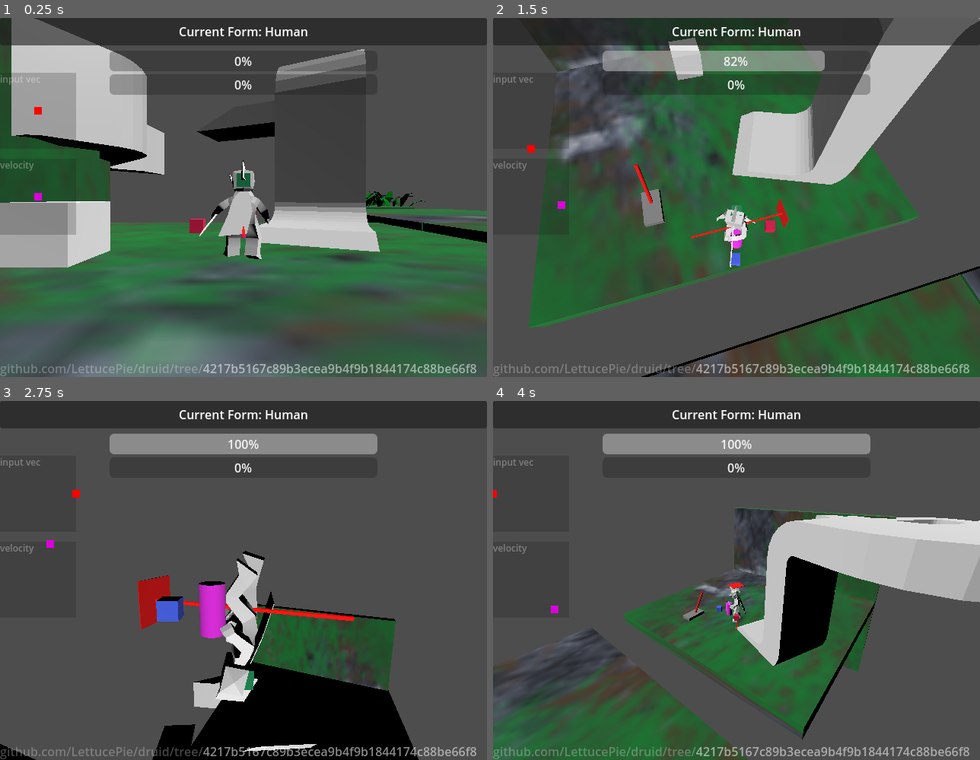
Above: before the commit, frames 1-4 (two rows, left to right).
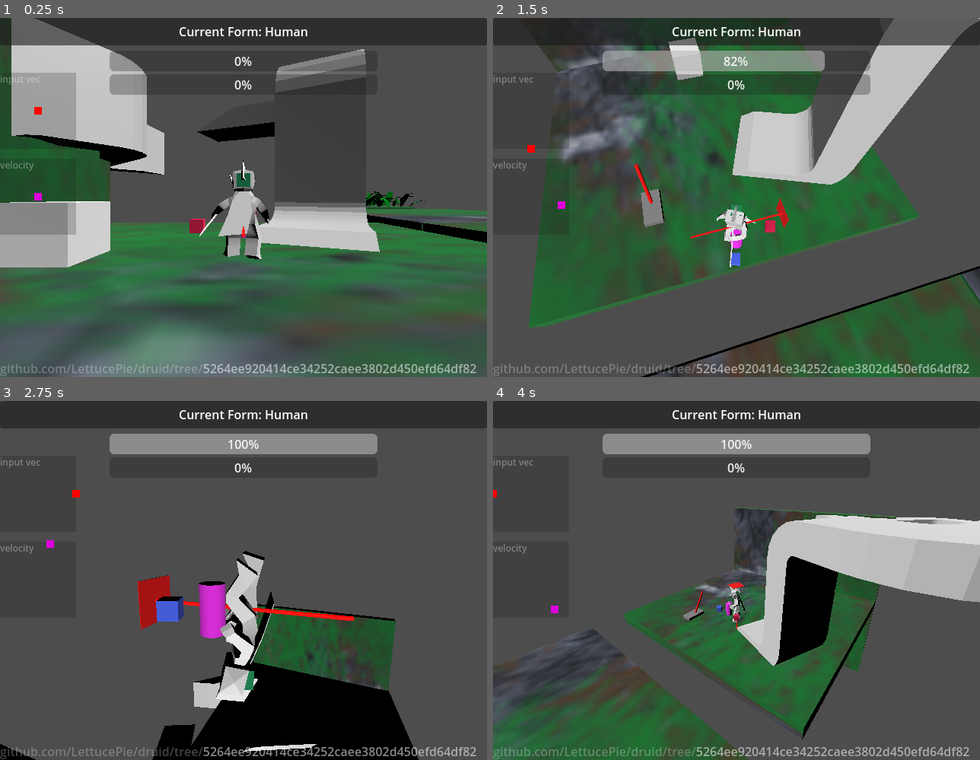
Above: after the commit, the same moments.

Repository: LettucePie/druid
Game: Godot game, scene res://playscenes/play_0.tscn
Two runs of this game, one before a commit and one after it. Both use one fixed random seed, a clock stepped at 60 frames per second and the inputs below.
Inputs (mouse positions are in pixels of both pictures, inside the frame that each line leads up to):
- Up to frame 1 (0.25 s): no input
- Up to frame 2 (1.5 s): tap Enter (ui_accept) at 0.5 s; move the mouse to (736, 369) at 0.52 s; hold D (move_right) 0.53-1.28 s; hold Right mouse button (aim) 0.53-1.28 s; tap Space (jump) at 0.77 s; move the mouse to (639, 215) at 1.27 s; hold S (move_down) from 1.28 s (still down); tap N (attack) at 1.35 s
- Up to frame 3 (2.75 s): tap Space (jump) at 1.52 s; move the mouse to (292, 501) at 2.02 s; release S (move_down) at 2.03 s; hold D (move_right) from 2.03 s (still down); tap K (cam_down) at 2.1 s
- Up to frame 4 (4 s): move the mouse to (712, 652) at 2.77 s; release D (move_right) at 2.78 s; hold W (move_up) 2.78-3.53 s; tap J (cam_left) at 2.85 s; tap Space (jump) at 3.02, 3.77 s; move the mouse to (882, 634) at 3.52 s; hold A (move_left) from 3.53 s (still down); tap L (cam_right) at 3.6 s

The runs differ from the first frame. In frame 1, 0.8% of the frame differs, in the area x 41-98%, y 96-99%; in frame 2, 0.8%; in frame 3, 0.8%; in frame 4, 0.8%.

Commit message:
fullscreen and escape added

Diff:
--- a/core/player.tscn
+++ b/core/player.tscn
@@ -296,34 +296,34 @@
 transform = Transform3D(-0.312618, 0, -2.73299e-08, 0, 0.312618, 0, 2.73299e-08, 0, -0.312618, 0, 0.143265, 0)
 
 [node name="Skeleton3D" parent="human_node/human_model/human_armature" index="0"]
-bones/0/position = Vector3(0, -0.131319, -0.10598)
+bones/0/position = Vector3(0, -0.136591, -0.10598)
 bones/0/rotation = Quaternion(0.0914123, -0.00244562, -0.0016501, 0.995809)
-bones/1/rotation = Quaternion(-0.00648844, 0.0358114, 0.796299, 0.603807)
+bones/1/rotation = Quaternion(-0.00762296, 0.030899, 0.796567, 0.603712)
 bones/2/rotation = Quaternion(0.0834039, -0.0313383, 0.324214, 0.941779)
 bones/3/rotation = Quaternion(0.317049, 0.0415371, 0.0138462, 0.947398)
-bones/5/rotation = Quaternion(-0.029566, -0.0138604, 0.00406706, 0.999458)
+bones/5/rotation = Quaternion(-0.0269893, -0.0138632, 0.0040182, 0.999532)
 bones/6/rotation = Quaternion(-0.0150778, -3.56578e-05, -0.000320333, 0.999886)
 bones/10/position = Vector3(-0.34512, -0.192523, -0.00858107)
-bones/10/rotation = Quaternion(-0.216436, 0.234845, 0.945464, 0.0640406)
-bones/11/rotation = Quaternion(-0.369636, 0.000999063, -0.00284566, 0.929172)
+bones/10/rotation = Quaternion(-0.21616, 0.238887, 0.944451, 0.0649658)
+bones/11/rotation = Quaternion(-0.380732, 0.00103305, -0.00283354, 0.924681)
 bones/12/rotation = Quaternion(-0.0599468, -0.00843683, -0.742144, 0.667501)
-bones/13/rotation = Quaternion(-0.0858439, -0.026292, -0.25086, 0.963851)
+bones/13/rotation = Quaternion(-0.0848499, -0.024187, -0.257265, 0.962305)
 bones/14/rotation = Quaternion(0.395912, -0.0344117, -0.113618, 0.910582)
 bones/17/position = Vector3(0.358753, -0.19082, -0.0116346)
-bones/17/rotation = Quaternion(0.100703, 0.319321, 0.938635, -0.0828088)
-bones/18/rotation = Quaternion(-0.225994, -0.0956367, -0.00951493, 0.969376)
+bones/17/rotation = Quaternion(0.0999839, 0.327414, 0.935843, -0.0836753)
+bones/18/rotation = Quaternion(-0.238437, -0.0955064, -0.0107436, 0.966391)
 
 [node name="ear_a" parent="human_node/human_model/human_armature/Skeleton3D" index="0"]
-transform = Transform3D(0.999448, -0.00253311, -0.0331121, -0.000576935, 0.995612, -0.0935792, 0.0332039, 0.0935468, 0.995061, 0.000675777, 1.71312, 0.169745)
+transform = Transform3D(0.999448, -0.00253311, -0.0331121, -0.000748141, 0.995116, -0.098709, 0.0332005, 0.0986793, 0.994565, 0.000675778, 1.70742, 0.173799)
 
 [node name="hair_a" parent="human_node/human_model/human_armature/Skeleton3D" index="1"]
-transform = Transform3D(0.999448, -0.00253311, -0.0331121, -0.000576935, 0.995612, -0.0935792, 0.0332039, 0.0935468, 0.995061, 0.00858761, 2.12763, -0.0612019)
+transform = Transform3D(0.999448, -0.00253311, -0.0331121, -0.000748141, 0.995116, -0.098709, 0.0332005, 0.0986793, 0.994565, 0.00858761, 2.12312, -0.0550072)
 
 [node name="cape" parent="human_node/human_model/human_armature/Skeleton3D" index="2"]
-transform = Transform3D(0.999449, -0.0329398, 0.00416953, 0.0331076, 0.998194, -0.050131, -0.00251069, 0.0502415, 0.998734, -0.0395435, 1.20709, -0.310888)
+transform = Transform3D(0.999449, -0.0329398, 0.00416953, 0.0331201, 0.997922, -0.0552803, -0.00233995, 0.0553879, 0.998462, -0.0395435, 1.20388, -0.309437)
 
 [node name="staff_a" parent="human_node/human_model/human_armature/Skeleton3D" index="3"]
-transform = Transform3D(0.368884, -0.307144, 0.877261, 0.866882, 0.454185, -0.205502, -0.33532, 0.836289, 0.433799, 1.41442, 0.0685887, 0.206739)
+transform = Transform3D(0.381484, -0.302567, 0.873455, 0.862065, 0.4575, -0.21803, -0.333637, 0.83615, 0.435362, 1.40408, 0.0533256, 0.207423)
 
 [node name="standin_floor" parent="human_node/human_model" index="1"]
 visible = false
@@ -361,16 +361,16 @@
 [node name="Skeleton3D" parent="wolf_node/wolf_model/Armature" index="0"]
 bones/1/rotation = Quaternion(0.656745, -8.93774e-16, -8.93774e-16, 0.754113)
 bones/2/rotation = Quaternion(0.12946, 1.04057e-15, -9.22106e-17, 0.991585)
-bones/3/rotation = Quaternion(-0.297617, 7.09984e-18, 8.16505e-17, 0.954685)
-bones/4/rotation = Quaternion(-0.290079, -1.65855e-18, 4.71003e-17, 0.957003)
+bones/3/rotation = Quaternion(-0.302904, -4.78207e-18, 5.93542e-17, 0.953021)
+bones/4/rotation = Quaternion(-0.288299, 1.941e-19, 6.46529e-17, 0.957541)
 bones/5/rotation = Quaternion(0.456607, 1.48065e-22, -1.01387e-16, 0.889668)
 bones/6/rotation = Quaternion(0.859775, 0.204093, 0.0176992, -0.467782)
 bones/7/rotation = Quaternion(0.859775, -0.204093, -0.0176992, -0.467782)
-bones/8/position = Vector3(0.903733, 1.10614, 1.09797)
-bones/8/rotation = Quaternion(0.781321, -1.24834e-17, -2.46853e-18, 0.624129)
+bones/8/position = Vector3(0.903733, 1.08752, 1.10981)
+bones/8/rotation = Quaternion(0.78436, 5.99668e-18, 7.40185e-18, 0.620305)
 bones/9/rotation = Quaternion(0.102258, 1.18584e-07, 1.21901e-08, 0.994758)
-bones/12/position = Vector3(-0.903733, 1.10614, 1.09797)
-bones/12/rotation = Quaternion(0.781321, -1.24834e-17, -2.46853e-18, 0.624129)
+bones/12/position = Vector3(-0.903733, 1.08752, 1.10981)
+bones/12/rotation = Quaternion(0.78436, 5.99668e-18, 7.40185e-18, 0.620305)
 bones/13/rotation = Quaternion(0.102258, 1.18584e-07, 1.21901e-08, 0.994758)
 bones/16/rotation = Quaternion(0.649191, -0.000736844, -0.092586, 0.754969)
 bones/17/rotation = Quaternion(0.560286, -0.0218214, 0.0589299, 0.825912)
--- a/playscenes/play_setup.gd
+++ b/playscenes/play_setup.gd
@@ -64,3 +64,15 @@
 # Called every frame. 'delta' is the elapsed time since the previous frame.
 func _process(delta):
 	pass
+
+
+## System Shortcuts
+func _input(event):
+	if event is InputEventKey:
+		if event.pressed and event.keycode == KEY_ESCAPE:
+			get_tree().quit()
+		if event.pressed and event.keycode == KEY_F11:
+			if get_window().get_mode() == 3:
+				get_window().set_mode(0)
+			else:
+				get_window().set_mode(3)
--- a/project.godot
+++ b/project.godot
@@ -14,6 +14,7 @@
 run/main_scene="res://playscenes/play_0.tscn"
 config/features=PackedStringArray("4.2", "Mobile")
 config/icon="res://icon.svg"
+config/git_sha="5264ee920414ce34252caee3802d450efd64df82"
 
 [display]
 
